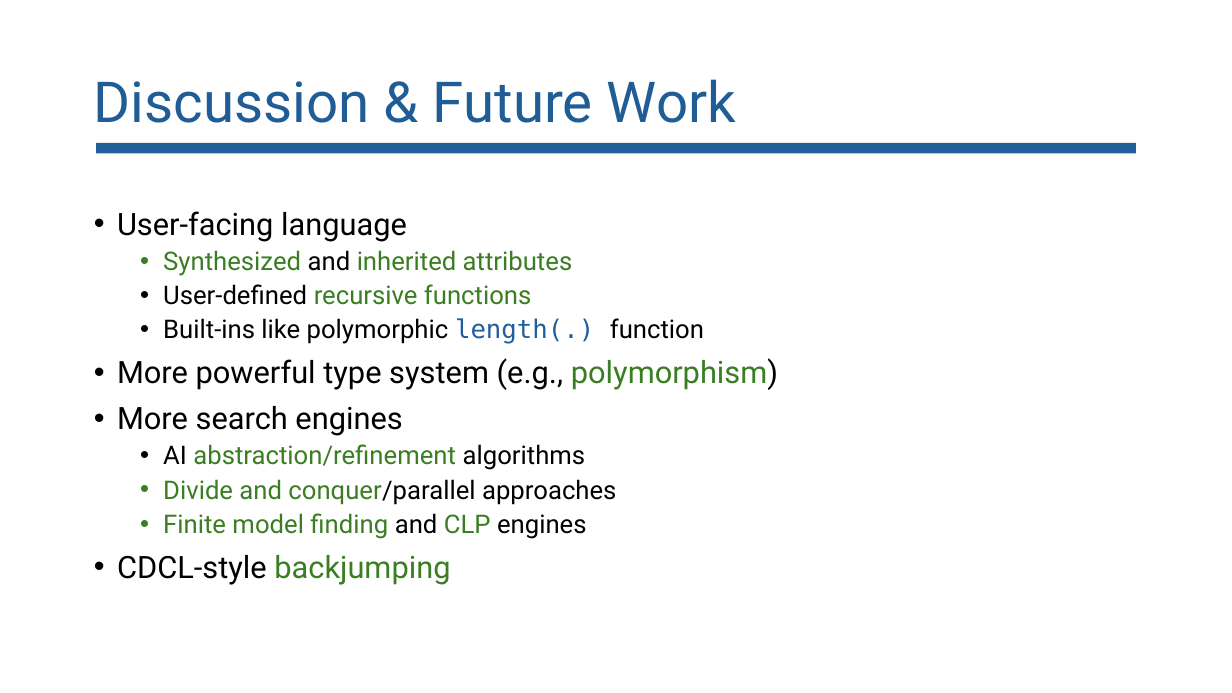
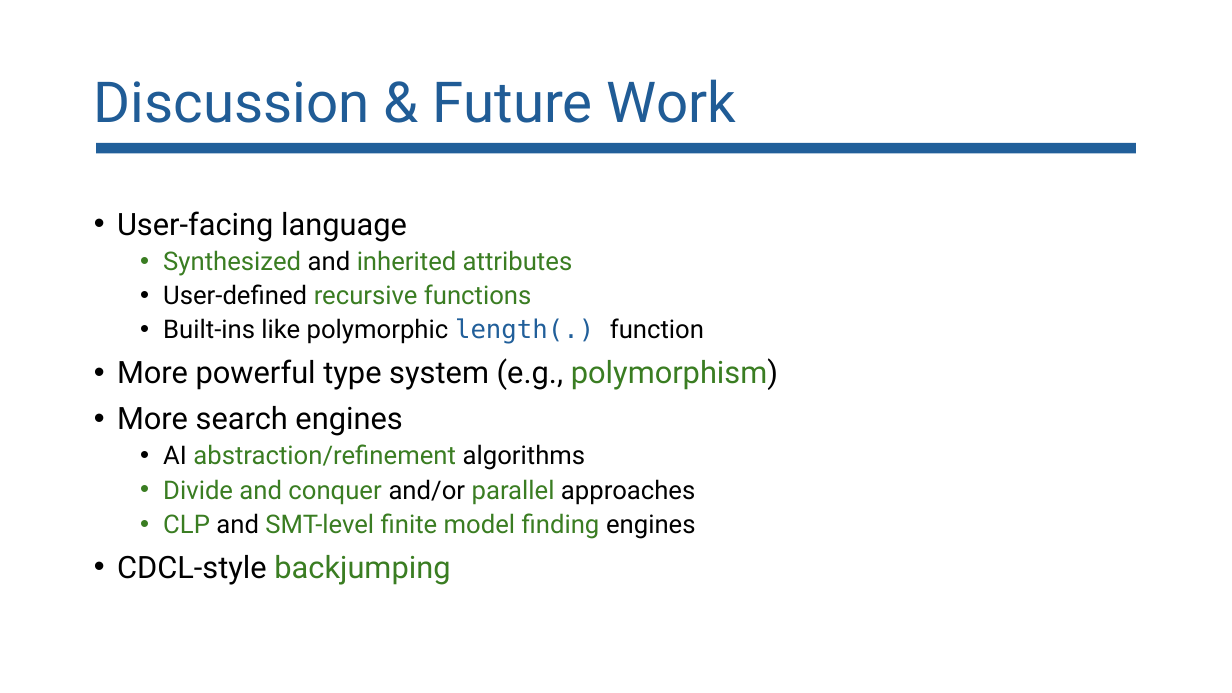
Before and after one commit to lorchrob/goblin_slides, a slide deck: slide 53 of goblin_slides.pptx (slide 52 before the commit). Drawn at 1232x693 pixels with LibreOffice and Linux fonts; fonts in the diff are those of the drawing. Boxes give left, top, right and bottom in pixels: in the first picture for what was removed or moved away, otherwise in the second. Text is boxed around its words. In the diff, an @@ line names an element or a change of style, - is before the commit and + after.

```diff
--- a/goblin_slides.pptx
+++ b/goblin_slides.pptx
@@ text at box(163, 479, 696, 539): text changed @@
-  • Divide and conquer/parallel approaches
-  • Finite model finding and CLP engines
+  • Divide and conquer and/or parallel approaches
+  • CLP and SMT-level finite model finding engines
```
Also in this commit, not shown: 25 other slides changed, 1 slide added.
